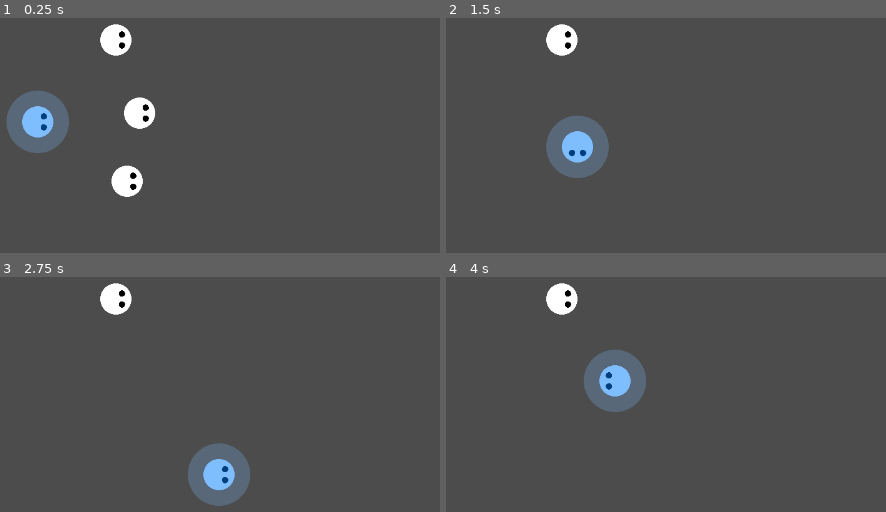
Above: before the commit, frames 1-4 (two rows, left to right).
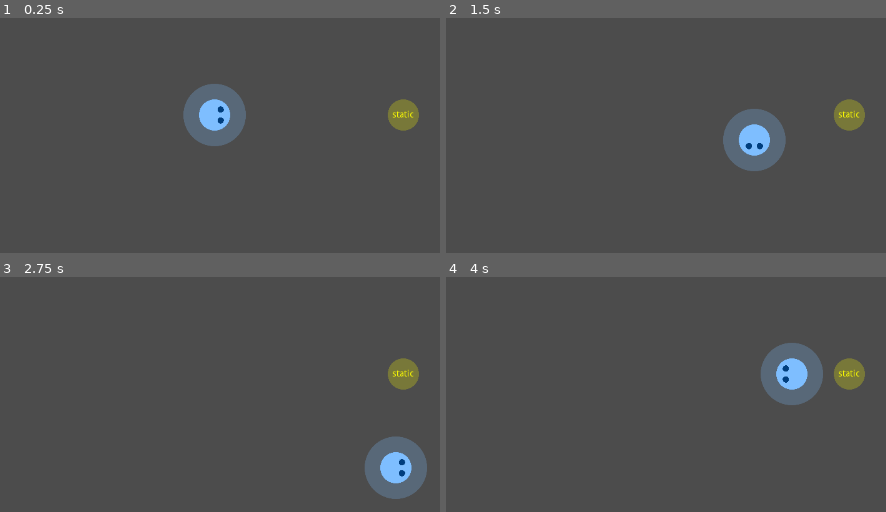
Above: after the commit, the same moments.

Repository: saimukzi/NfaoPoSim
Game: Godot game, scene res://DebugStage/DebugStage.tscn
Two runs of this game, one before a commit and one after it. Both use one fixed random seed, a clock stepped at 60 frames per second and the inputs below. Before the commit the project starts from res://Map/Map.tscn.
Inputs:
- Up to frame 1 (0.25 s): no input
- Up to frame 2 (1.5 s): tap Enter at 0.5 s; hold Right (game_right) 0.53-1.28 s; hold Z (game_eat) 0.53-1.28 s; hold Down (game_down) from 1.28 s (still down); tap Z (game_eat) at 1.35 s
- Up to frame 3 (2.75 s): release Down (game_down) at 2.03 s; hold Right (game_right) from 2.03 s (still down); hold Z (game_eat) from 2.03 s (still down)
- Up to frame 4 (4 s): release Right (game_right) at 2.78 s; release Z (game_eat) at 2.78 s; hold Up (game_up) 2.78-3.53 s; tap Z (game_eat) at 2.85 s; hold Left (game_left) from 3.53 s (still down); hold Z (game_eat) from 3.53 s (still down)

The runs differ from the first frame. In frame 1, 8.9% of the frame differs, in the area x 1-96%, y 2-77%; in frame 2, 7.4%; in frame 3, 7.4%; in frame 4, 7.4%.

Commit message:
debug stage

Diff:
--- /dev/null
+++ b/DebugStage/DebugStage.tscn
@@ -0,0 +1,33 @@
+[gd_scene load_steps=4 format=2]
+
+[ext_resource path="res://PolicePlayer/PolicePlayer.tscn" type="PackedScene" id=1]
+[ext_resource path="res://common/circle-fill-256.png" type="Texture" id=2]
+[ext_resource path="res://DebugStage/MobSpawner.gd" type="Script" id=3]
+
+[node name="DebugStage" type="Node2D"]
+
+[node name="Map" type="Node2D" parent="."]
+
+[node name="MobSpawner" type="Node2D" parent="Map"]
+position = Vector2( 791, 360 )
+script = ExtResource( 3 )
+map = NodePath("..")
+
+[node name="Circle-fill-256" type="Sprite" parent="Map/MobSpawner"]
+modulate = Color( 1, 1, 0, 0.247059 )
+scale = Vector2( 0.195, 0.195 )
+texture = ExtResource( 2 )
+
+[node name="Label" type="Label" parent="Map/MobSpawner"]
+modulate = Color( 1, 1, 0, 1 )
+anchor_right = 0.5
+margin_left = -50.0
+margin_top = -10.0
+margin_right = 50.0
+margin_bottom = 10.0
+text = "static"
+align = 1
+valign = 1
+
+[node name="PolicePlayer" parent="Map" instance=ExtResource( 1 )]
+position = Vector2( 489, 360 )
--- /dev/null
+++ b/DebugStage/MobSpawner.gd
@@ -0,0 +1,13 @@
+extends Node2D
+
+export(NodePath) var map
+var mob_base_scene : PackedScene
+
+func _ready():
+	mob_base_scene = preload("res://Mobs/MobBase/MobBase.tscn")
+
+func _physics_process(delta):
+	if Input.is_action_just_pressed("debug_spawn"):
+		var mob_instance = mob_base_scene.instance() as Node2D
+		mob_instance.position = position
+		get_node(map).add_child(mob_instance)
--- a/project.godot
+++ b/project.godot
@@ -11,7 +11,7 @@
 [application]
 
 config/name="NfaoPoSim"
-run/main_scene="res://Map/Map.tscn"
+run/main_scene="res://DebugStage/DebugStage.tscn"
 config/icon="res://icon.png"
 
 [display]
@@ -52,6 +52,11 @@
 "events": [ Object(InputEventKey,"resource_local_to_scene":false,"resource_name":"","device":0,"alt":false,"shift":false,"control":false,"meta":false,"command":false,"pressed":false,"scancode":90,"physical_scancode":0,"unicode":0,"echo":false,"script":null)
  ]
 }
+debug_spawn={
+"deadzone": 0.5,
+"events": [ Object(InputEventKey,"resource_local_to_scene":false,"resource_name":"","device":0,"alt":false,"shift":false,"control":false,"meta":false,"command":false,"pressed":false,"scancode":87,"physical_scancode":0,"unicode":0,"echo":false,"script":null)
+ ]
+}
 
 [layer_names]
 
